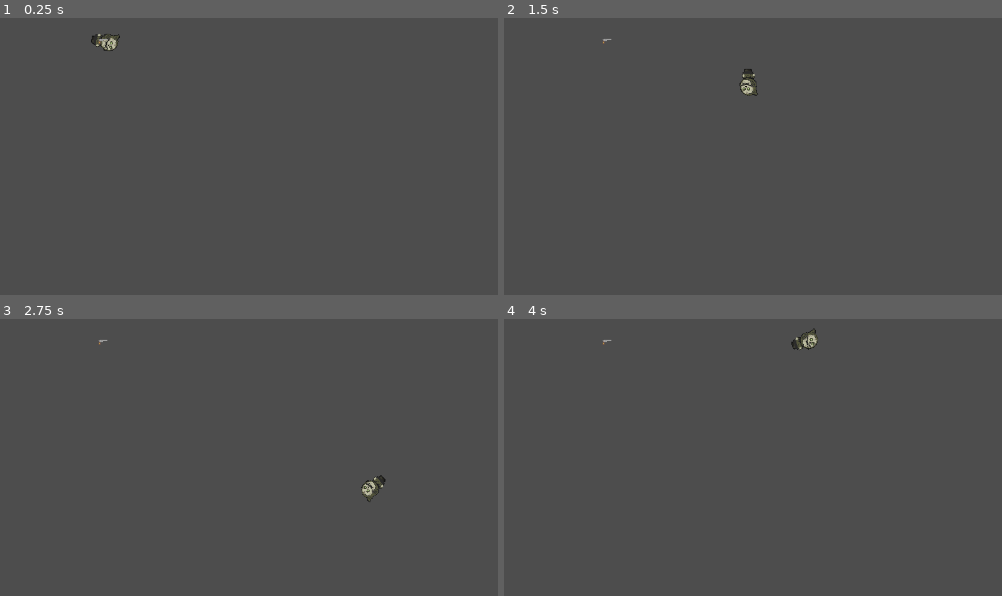
Above: before the commit, frames 1-4 (two rows, left to right).
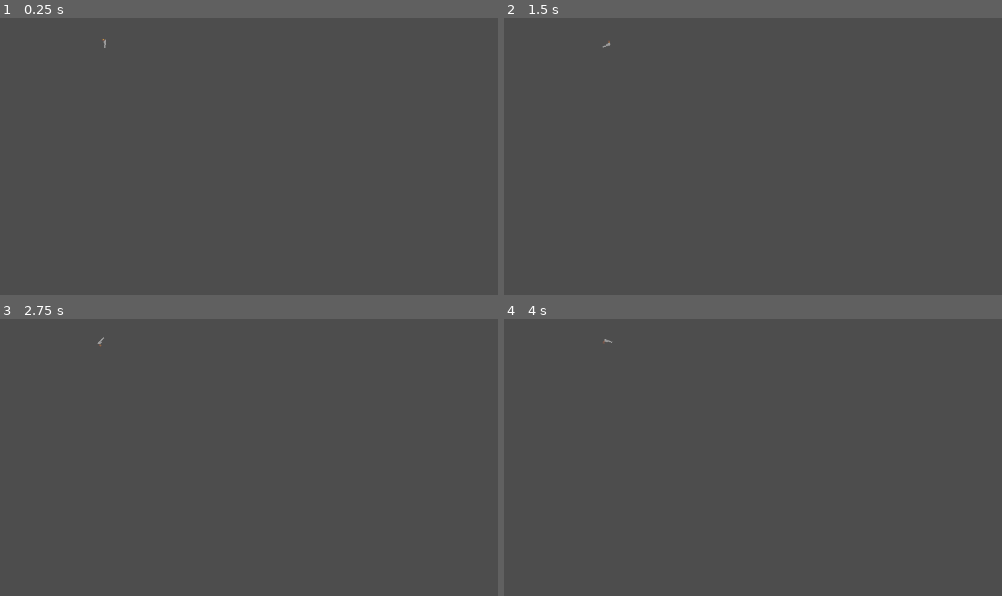
Above: after the commit, the same moments.

Repository: NicolasGabriel-dev/Projeto-D
Game: Godot game, scene res://Scenes/gun.tscn
Two runs of this game, one before a commit and one after it. Both use one fixed random seed, a clock stepped at 60 frames per second and the inputs below. The engine's default icon, where the game draws it, is replaced by a stand-in: a white triangle on a blue panel in a dark square.
Inputs (mouse positions are in pixels of both pictures, inside the frame that each line leads up to):
- Up to frame 1 (0.25 s): no input
- Up to frame 2 (1.5 s): tap Enter at 0.5, 0.6 s; move the mouse to (777, 48) at 0.52 s; hold Right (ui_right) 0.53-1.28 s; click (777, 48) at 0.67 s; move the mouse to (outside the picture) at 1.27 s; hold Down (ui_down) from 1.28 s (still down); tap F at 1.35 s
- Up to frame 3 (2.75 s): move the mouse to (outside the picture) at 2.02 s; release Down (ui_down) at 2.03 s; hold Right (ui_right) from 2.03 s (still down); tap Enter at 2.1 s
- Up to frame 4 (4 s): move the mouse to (563, 460) at 2.77 s; release Right (ui_right) at 2.78 s; hold Up (ui_up) 2.78-3.53 s; tap F at 2.85 s; click (563, 460) at 2.92 s; move the mouse to (842, 438) at 3.52 s; hold Left (ui_left) from 3.53 s (still down); tap Enter at 3.6 s

The runs differ from the first frame. In frame 1, 0.2% of the frame differs, in the area x 18-25%, y 5-12%; in frame 2, 0.2%, in the area x 19-52%, y 7-29%; in frame 3, 0.2%; in frame 4, 0.2%.

Commit message:
Capacidade da arma de liberar balas

Diff:
--- a/Scenes/gun.tscn
+++ b/Scenes/gun.tscn
@@ -1,13 +1,10 @@
-[gd_scene load_steps=6 format=3 uid="uid://ci1h1grdix8x2"]
+[gd_scene load_steps=4 format=3 uid="uid://ci1h1grdix8x2"]
 
 [ext_resource type="Script" uid="uid://pvj35ahusl72" path="res://Scripts/gun.gd" id="1_oqrbh"]
-[ext_resource type="Texture2D" uid="uid://bbr8oaystkbch" path="res://Assets/Zombie/01.png" id="2_oqrbh"]
 [ext_resource type="Texture2D" uid="uid://bggcxyceb6xa0" path="res://Assets/revoler.png" id="3_t6ynv"]
 
 [sub_resource type="RectangleShape2D" id="RectangleShape2D_nxj5y"]
 size = Vector2(128, 128)
-
-[sub_resource type="RectangleShape2D" id="RectangleShape2D_k4teu"]
 
 [node name="Node2D" type="Node2D"]
 position = Vector2(647, 316)
@@ -16,18 +13,10 @@
 script = ExtResource("1_oqrbh")
 
 [node name="Sprite2D" type="Sprite2D" parent="CharacterBody2D"]
-texture = ExtResource("2_oqrbh")
+texture = ExtResource("3_t6ynv")
 
 [node name="CollisionShape2D" type="CollisionShape2D" parent="CharacterBody2D"]
 shape = SubResource("RectangleShape2D_nxj5y")
 disabled = true
 
 [node name="Node2D" type="Node2D" parent="CharacterBody2D"]
-
-[node name="StaticBody2D" type="StaticBody2D" parent="."]
-
-[node name="CollisionShape2D" type="CollisionShape2D" parent="StaticBody2D"]
-shape = SubResource("RectangleShape2D_k4teu")
-
-[node name="Sprite2D" type="Sprite2D" parent="StaticBody2D"]
-texture = ExtResource("3_t6ynv")
--- a/Scenes/player.tscn
+++ b/Scenes/player.tscn
@@ -1,7 +1,34 @@
-[gd_scene load_steps=3 format=3 uid="uid://6xx1q8dlwcvt"]
+[gd_scene load_steps=5 format=3 uid="uid://6xx1q8dlwcvt"]
 
-[ext_resource type="PackedScene" uid="uid://bre7gd2wjpojk" path="res://Scenes/sdc15.tscn" id="1_v0iea"]
-[ext_resource type="Script" uid="uid://hsqua8i5t0r0" path="res://Player.gd" id="2_cvnsp"]
+[ext_resource type="Script" uid="uid://dyi3e0p4dhh2w" path="res://Scripts/player.gd" id="1_6t5aa"]
+[ext_resource type="Texture2D" uid="uid://bfiv3xlgffdth" path="res://Assets/sdc15/sdc15.png" id="2_vgqql"]
+[ext_resource type="Texture2D" uid="uid://daed0lw64cadp" path="res://Assets/sdc15/sdc15_2.png" id="3_fkybt"]
 
-[node name="CharacterBody2D" instance=ExtResource("1_v0iea")]
-script = ExtResource("2_cvnsp")
+[sub_resource type="SpriteFrames" id="SpriteFrames_x3wgy"]
+animations = [{
+"frames": [{
+"duration": 1.0,
+"texture": ExtResource("2_vgqql")
+}],
+"loop": true,
+"name": &"Estático",
+"speed": 0.0
+}, {
+"frames": [{
+"duration": 1.0,
+"texture": ExtResource("2_vgqql")
+}, {
+"duration": 1.0,
+"texture": ExtResource("3_fkybt")
+}],
+"loop": true,
+"name": &"Movimento",
+"speed": 5.0
+}]
+
+[node name="CharacterBody2D" type="CharacterBody2D"]
+script = ExtResource("1_6t5aa")
+
+[node name="AnimatedSprite2D" type="AnimatedSprite2D" parent="."]
+sprite_frames = SubResource("SpriteFrames_x3wgy")
+animation = &"Estático"
--- a/Scenes/sdc15.tscn
+++ /dev/null
@@ -1,15 +0,0 @@
-[gd_scene load_steps=3 format=3 uid="uid://bre7gd2wjpojk"]
-
-[ext_resource type="Texture2D" uid="uid://cg753ya45p2l8" path="res://Elements/sdc15/catTest.png" id="1_70x2w"]
-
-[sub_resource type="RectangleShape2D" id="RectangleShape2D_70x2w"]
-size = Vector2(204, 206)
-
-[node name="CharacterBody2D" type="CharacterBody2D"]
-
-[node name="Sprite2D" type="Sprite2D" parent="."]
-scale = Vector2(0.18842587, 0.18842587)
-texture = ExtResource("1_70x2w")
-
-[node name="CollisionShape2D" type="CollisionShape2D" parent="."]
-shape = SubResource("RectangleShape2D_70x2w")
--- a/Scripts/gun.gd
+++ b/Scripts/gun.gd
@@ -1,22 +1,39 @@
 extends CharacterBody2D
-var veloc = 5
 
 var bullet_path = preload("res://Scenes/bullet.tscn")
+var bullet = 0
+var can_shoot = true
+
 func _physics_process(delta):
 	look_at(get_global_mouse_position())
-	if Input.is_action_just_pressed("Clique Esquerdo"):
-		fire()
+
+	if Input.is_action_just_pressed("ui_up"):
+		if can_shoot:
+			start_shooting()
+
+	if Input.is_action_pressed("ui_up") and can_shoot:
+		await start_shooting()
+
 
 func fire():
-	var bullet = bullet_path.instantiate()
-	bullet.dir=rotation
-	bullet.pos=$Node2D.global_position
-	bullet.rota = global_rotation
-	get_parent().add_child(bullet)
+	var bullet_instance = bullet_path.instantiate()
+	bullet_instance.dir = rotation
+	bullet_instance.pos = $Node2D.global_position
+	bullet_instance.rota = global_rotation
+	get_parent().add_child(bullet_instance)
 
-func _process(delta: float) -> void:
-	var posH = (Input.is_action_pressed("ui_right") as int) - (Input.is_action_pressed("ui_left") as int)
-	var posV = (Input.is_action_pressed("ui_down") as int) - (Input.is_action_pressed("ui_up") as int)
+func start_shooting():
+	can_shoot = false  # impede iniciar novo disparo enquanto este roda
+	fire()
+	bullet += 1
+	print(bullet)
 
-	global_position.x += posH * veloc
-	global_position.y += posV * veloc
+	await get_tree().create_timer(0.3).timeout  # tempo entre tiros
+
+	if bullet == 6:
+		bullet = 0
+		print("🔄 Recarregando...")
+		await get_tree().create_timer(2.0).timeout  # pausa de 2s
+		print("✅ Pronto para atirar novamente!")
+
+	can_shoot = true  # libera o próximo disparo
--- /dev/null
+++ b/Scripts/player.gd
@@ -0,0 +1,23 @@
+extends CharacterBody2D
+
+@export var speed = 200
+@onready var _animation_player: AnimatedSprite2D = $AnimatedSprite2D
+func get_input():
+	var input_direction = Input.get_vector("ui_left", "ui_right", "ui_up", "ui_down")
+	velocity = input_direction * speed
+
+func _physics_process(delta):
+	get_input()
+	move_and_slide()
+
+func _process(_delta):
+	if Input.is_action_pressed("ui_right"):
+		_animation_player.flip_h = false
+		_animation_player.play("Movimento")
+	elif Input.is_action_pressed("ui_left"):
+		_animation_player.flip_h = true
+		_animation_player.play("Movimento")
+	elif Input.is_action_pressed("ui_up") or Input.is_action_pressed("ui_down"):
+		_animation_player.play("Movimento")
+	else:
+		_animation_player.stop()
--- a/project.godot
+++ b/project.godot
@@ -28,12 +28,40 @@
 
 project/assembly_name="Projeto D"
 
-[editor_plugins]
-
-enabled=PackedStringArray("res://addons/godot-vim/plugin.cfg")
-
 [input]
 
+ui_left={
+"deadzone": 0.5,
+"events": [Object(InputEventKey,"resource_local_to_scene":false,"resource_name":"","device":0,"window_id":0,"alt_pressed":false,"shift_pressed":false,"ctrl_pressed":false,"meta_pressed":false,"pressed":false,"keycode":4194319,"physical_keycode":0,"key_label":0,"unicode":0,"location":0,"echo":false,"script":null)
+, Object(InputEventJoypadButton,"resource_local_to_scene":false,"resource_name":"","device":0,"button_index":13,"pressure":0.0,"pressed":false,"script":null)
+, Object(InputEventJoypadMotion,"resource_local_to_scene":false,"resource_name":"","device":0,"axis":0,"axis_value":-1.0,"script":null)
+, Object(InputEventKey,"resource_local_to_scene":false,"resource_name":"","device":0,"window_id":0,"alt_pressed":false,"shift_pressed":false,"ctrl_pressed":false,"meta_pressed":false,"pressed":false,"keycode":0,"physical_keycode":65,"key_label":0,"unicode":0,"location":0,"echo":false,"script":null)
+]
+}
+ui_right={
+"deadzone": 0.5,
+"events": [Object(InputEventKey,"resource_local_to_scene":false,"resource_name":"","device":0,"window_id":0,"alt_pressed":false,"shift_pressed":false,"ctrl_pressed":false,"meta_pressed":false,"pressed":false,"keycode":4194321,"physical_keycode":0,"key_label":0,"unicode":0,"location":0,"echo":false,"script":null)
+, Object(InputEventJoypadButton,"resource_local_to_scene":false,"resource_name":"","device":0,"button_index":14,"pressure":0.0,"pressed":false,"script":null)
+, Object(InputEventJoypadMotion,"resource_local_to_scene":false,"resource_name":"","device":0,"axis":0,"axis_value":1.0,"script":null)
+, Object(InputEventKey,"resource_local_to_scene":false,"resource_name":"","device":0,"window_id":0,"alt_pressed":false,"shift_pressed":false,"ctrl_pressed":false,"meta_pressed":false,"pressed":false,"keycode":0,"physical_keycode":68,"key_label":0,"unicode":0,"location":0,"echo":false,"script":null)
+]
+}
+ui_up={
+"deadzone": 0.5,
+"events": [Object(InputEventKey,"resource_local_to_scene":false,"resource_name":"","device":0,"window_id":0,"alt_pressed":false,"shift_pressed":false,"ctrl_pressed":false,"meta_pressed":false,"pressed":false,"keycode":4194320,"physical_keycode":0,"key_label":0,"unicode":0,"location":0,"echo":false,"script":null)
+, Object(InputEventJoypadButton,"resource_local_to_scene":false,"resource_name":"","device":0,"button_index":11,"pressure":0.0,"pressed":false,"script":null)
+, Object(InputEventJoypadMotion,"resource_local_to_scene":false,"resource_name":"","device":0,"axis":1,"axis_value":-1.0,"script":null)
+, Object(InputEventKey,"resource_local_to_scene":false,"resource_name":"","device":0,"window_id":0,"alt_pressed":false,"shift_pressed":false,"ctrl_pressed":false,"meta_pressed":false,"pressed":false,"keycode":0,"physical_keycode":87,"key_label":0,"unicode":0,"location":0,"echo":false,"script":null)
+]
+}
+ui_down={
+"deadzone": 0.5,
+"events": [Object(InputEventKey,"resource_local_to_scene":false,"resource_name":"","device":0,"window_id":0,"alt_pressed":false,"shift_pressed":false,"ctrl_pressed":false,"meta_pressed":false,"pressed":false,"keycode":4194322,"physical_keycode":0,"key_label":0,"unicode":0,"location":0,"echo":false,"script":null)
+, Object(InputEventJoypadButton,"resource_local_to_scene":false,"resource_name":"","device":0,"button_index":12,"pressure":0.0,"pressed":false,"script":null)
+, Object(InputEventJoypadMotion,"resource_local_to_scene":false,"resource_name":"","device":0,"axis":1,"axis_value":1.0,"script":null)
+, Object(InputEventKey,"resource_local_to_scene":false,"resource_name":"","device":0,"window_id":0,"alt_pressed":false,"shift_pressed":false,"ctrl_pressed":false,"meta_pressed":false,"pressed":false,"keycode":0,"physical_keycode":83,"key_label":0,"unicode":0,"location":0,"echo":false,"script":null)
+]
+}
 "Clique Esquerdo"={
 "deadzone": 0.2,
 "events": []
Renamed: Assets/sdc15.png -> Assets/sdc15/sdc15.png
Not shown, changed: Assets/sdc15/sdc15.png.import
Not shown, added: Scripts/player.gd.uid
